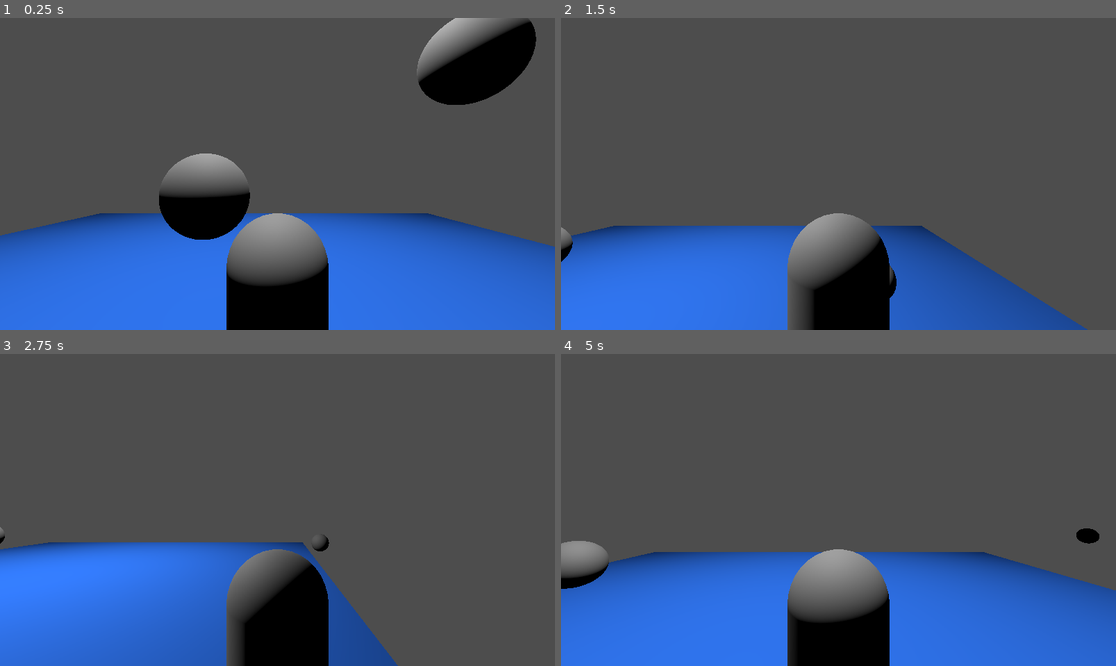
Above: before the commit, frames 1-4 (two rows, left to right).
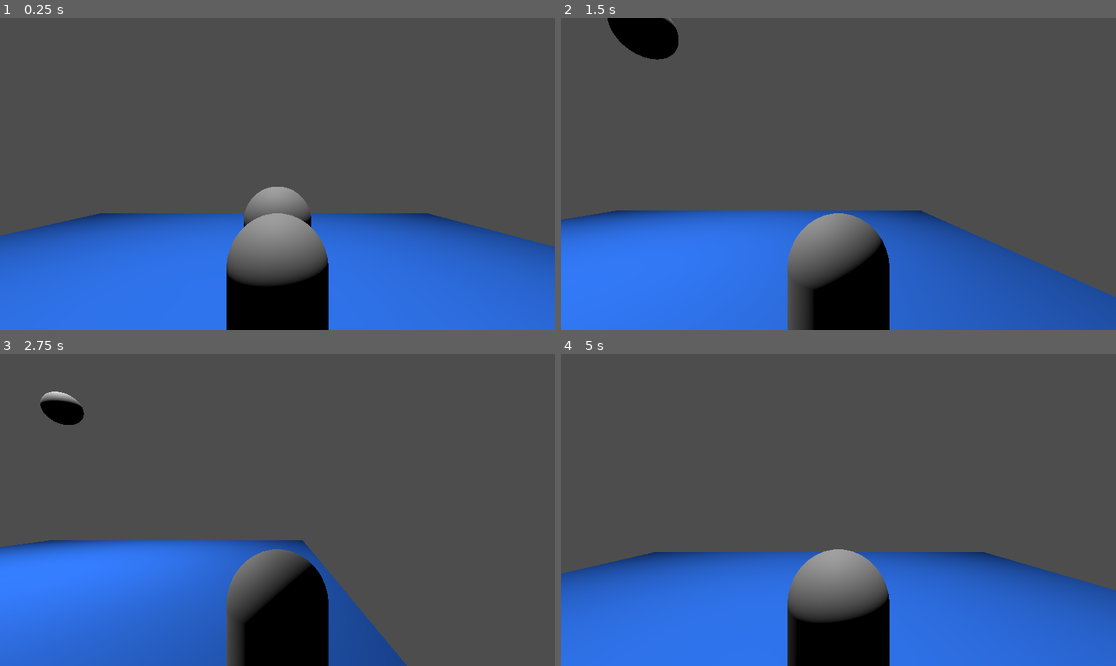
Above: after the commit, the same moments.

Repository: theromis/scene_replication
Game: Godot game, scene res://level.tscn
Same seed, same stepped clock (60 frames per second), same inputs: the game is played once before the commit and once after it. This scene is started directly instead of the project's main scene.
Inputs:
- Up to frame 1 (0.25 s): no input
- Up to frame 2 (1.5 s): tap Enter (ui_accept) at 0.5, 0.77, 1.07 s; hold Right (ui_right) 0.53-1.28 s; tap End (ui_end) at 0.6 s; tap Home (ui_home) at 0.8, 1.35 s; hold Down (ui_down) from 1.28 s (still down)
- Up to frame 3 (2.75 s): tap Enter (ui_accept) at 1.52, 1.55, 1.82, 2.1 s; release Down (ui_down) at 2.03 s; hold Right (ui_right) from 2.03 s (still down); tap End (ui_end) at 2.3 s
- Up to frame 4 (5 s): release Right (ui_right) at 2.78 s; hold Up (ui_up) 2.78-3.53 s; tap End (ui_end) at 2.85, 4.35 s; tap Enter (ui_accept) at 3.02, 3.32, 3.77, 3.8, 4.07, 4.52, 4.82 s; tap Home (ui_home) at 3.05, 3.6 s; hold Left (ui_left) from 3.53 s (still down)

The runs differ from the first frame. In frame 1, 7.8% of the frame differs, in the area x 0-99%, y 0-73%; in frame 2, 14%, in the area x 0-100%, y 0-100%; in frame 3, 1.6%; in frame 4, 1.1%.

Commit message:
shere jump test

Diff:
--- a/level.gd
+++ b/level.gd
@@ -1,6 +1,10 @@
 extends Node3D
 
 const SPAWN_RANDOM := 5.0
+var Player = preload("res://player.tscn")
+var Sphere = preload("res://sphere.tscn")
+
+var sphere_count = 0
 
 func _ready():
 	# We only need to spawn players on the server.
@@ -27,17 +31,26 @@
 
 
 func add_player(id: int):
-	var character = preload("res://player.tscn").instantiate()
+	var character = Player.instantiate()
 	# Set player id.
 	character.player = id
 	# Randomize character position.
 	var pos := Vector2.from_angle(randf() * 2 * PI)
-	character.position = Vector3(pos.x * SPAWN_RANDOM * randf(), 0, pos.y * SPAWN_RANDOM * randf())
+	character.position = Vector3(pos.x * SPAWN_RANDOM * randf(), 1.0, pos.y * SPAWN_RANDOM * randf())
 	character.name = str(id)
 	$Players.add_child(character, true)
 
+	var sphere = Sphere.instantiate()
+	#instantiate in front and up of the player
+	sphere.position = character.position + Vector3.FORWARD + Vector3.UP
+	$Objects.add_child(sphere, true)
+	character.jump_ball.connect(_on_jump_ball.bind(sphere))
 
 func del_player(id: int):
-	if not $Players.has_node(str(id)):
-		return
-	$Players.get_node(str(id)).queue_free()
+	var character := $Players.get_node_or_null(str(id))
+	if character:
+		character.jump_ball.disconnect(_on_jump_ball)
+		character.queue_free()
+
+func _on_jump_ball(sphere):
+	sphere.jump()
--- a/level.tscn
+++ b/level.tscn
@@ -1,6 +1,5 @@
-[gd_scene load_steps=6 format=3 uid="uid://efwjm4hfeqf2"]
+[gd_scene load_steps=5 format=3 uid="uid://efwjm4hfeqf2"]
 
-[ext_resource type="PackedScene" uid="uid://c6br8h3si2ypg" path="res://sphere.tscn" id="1_8awbr"]
 [ext_resource type="Script" path="res://level.gd" id="1_p4gvl"]
 
 [sub_resource type="WorldBoundaryShape3D" id="WorldBoundaryShape3D_s66iy"]
@@ -33,14 +32,13 @@
 
 [node name="Objects" type="Node3D" parent="."]
 
-[node name="Sphere" parent="Objects" instance=ExtResource("1_8awbr")]
-
-[node name="Sphere2" parent="Objects" instance=ExtResource("1_8awbr")]
-transform = Transform3D(1, 0, 0, 0, 1, 0, 0, 0, 1, 3.09399, 4.03106, 0)
-
 [node name="Players" type="Node3D" parent="."]
 
 [node name="MultiplayerSpawner" type="MultiplayerSpawner" parent="."]
 _spawnable_scenes = PackedStringArray("res://player.tscn")
 spawn_path = NodePath("../Players")
 spawn_limit = 4
+
+[node name="SphereSpawner" type="MultiplayerSpawner" parent="."]
+_spawnable_scenes = PackedStringArray("res://sphere.tscn")
+spawn_path = NodePath("../Objects")
--- a/player.gd
+++ b/player.gd
@@ -5,6 +5,8 @@
 
 # Get the gravity from the project settings to be synced with RigidBody nodes.
 var gravity = ProjectSettings.get_setting("physics/3d/default_gravity")
+
+signal jump_ball
 
 # Set by the authority, synchronized on spawn.
 @export var player := 1 :
@@ -46,3 +48,7 @@
 		velocity.z = move_toward(velocity.z, 0, SPEED)
 
 	move_and_slide()
+
+
+func _on_player_input_jump_ball():
+	jump_ball.emit()
--- a/player.tscn
+++ b/player.tscn
@@ -39,3 +39,5 @@
 
 [node name="Camera3D" type="Camera3D" parent="."]
 transform = Transform3D(1, 0, 0, 0, 1, 0, 0, 0, 1, 0, 1.40432, 2.04444)
+
+[connection signal="jump_ball" from="PlayerInput" to="." method="_on_player_input_jump_ball"]
--- a/player_input.gd
+++ b/player_input.gd
@@ -1,5 +1,6 @@
 extends MultiplayerSynchronizer
 
+signal jump_ball
 # Set via RPC to simulate is_action_just_pressed.
 @export var jumping := false
 
@@ -15,9 +16,15 @@
 func jump():
 	jumping = true
 
+@rpc("call_local")
+func jump_b():
+	jump_ball.emit()
+
 func _process(_delta):
 	# Get the input direction and handle the movement/deceleration.
 	# As good practice, you should replace UI actions with custom gameplay actions.
 	direction = Input.get_vector("ui_left", "ui_right", "ui_up", "ui_down")
 	if Input.is_action_just_pressed("ui_accept"):
-		jump.rpc()
+		jump.rpc_id(1)
+	if Input.is_action_just_pressed("ui_end"):
+		jump_b.rpc_id(1)
--- /dev/null
+++ b/sphere.gd
@@ -0,0 +1,16 @@
+extends RigidBody3D
+
+
+func despawn():
+	get_parent().remove_child(self)
+	queue_free()
+
+func jump():
+	linear_velocity = Vector3.UP * 10.0
+
+func _on_body_entered(body):
+	pass
+#	var players_count = $"../../Players".get_child_count()
+#	print("_on_body_entered: ", multiplayer.is_server(), " | ", players_count, " | ", body)
+#	if multiplayer.is_server() and players_count>1:
+#		call_deferred("despawn")
--- a/sphere.tscn
+++ b/sphere.tscn
@@ -1,30 +1,29 @@
-[gd_scene load_steps=5 format=3 uid="uid://c6br8h3si2ypg"]
+[gd_scene load_steps=6 format=3 uid="uid://c6br8h3si2ypg"]
+
+[ext_resource type="Script" path="res://sphere.gd" id="1_qhw0p"]
 
 [sub_resource type="PhysicsMaterial" id="PhysicsMaterial_mp5c4"]
 friction = 0.0
-bounce = 1.0
+bounce = 0.25
 
 [sub_resource type="SphereMesh" id="SphereMesh_deuj3"]
 
 [sub_resource type="SphereShape3D" id="SphereShape3D_h6jr2"]
 
 [sub_resource type="SceneReplicationConfig" id="SceneReplicationConfig_q1o6k"]
-properties/0/path = NodePath(".:linear_velocity")
+properties/0/path = NodePath(".:position")
 properties/0/spawn = true
 properties/0/sync = true
-properties/1/path = NodePath(".:angular_velocity")
+properties/1/path = NodePath(".:rotation")
 properties/1/spawn = true
 properties/1/sync = true
-properties/2/path = NodePath(".:position")
-properties/2/spawn = true
-properties/2/sync = true
-properties/3/path = NodePath(".:rotation")
-properties/3/spawn = true
-properties/3/sync = true
 
 [node name="Sphere" type="RigidBody3D"]
 transform = Transform3D(1, 0, 0, 0, 1, 0, 0, 0, 1, 0, 2.42886, 0)
 physics_material_override = SubResource("PhysicsMaterial_mp5c4")
+max_contacts_reported = 1
+contact_monitor = true
+script = ExtResource("1_qhw0p")
 
 [node name="MeshInstance3D" type="MeshInstance3D" parent="."]
 mesh = SubResource("SphereMesh_deuj3")
@@ -35,3 +34,5 @@
 
 [node name="MultiplayerSynchronizer" type="MultiplayerSynchronizer" parent="."]
 replication_config = SubResource("SceneReplicationConfig_q1o6k")
+
+[connection signal="body_entered" from="." to="." method="_on_body_entered"]
